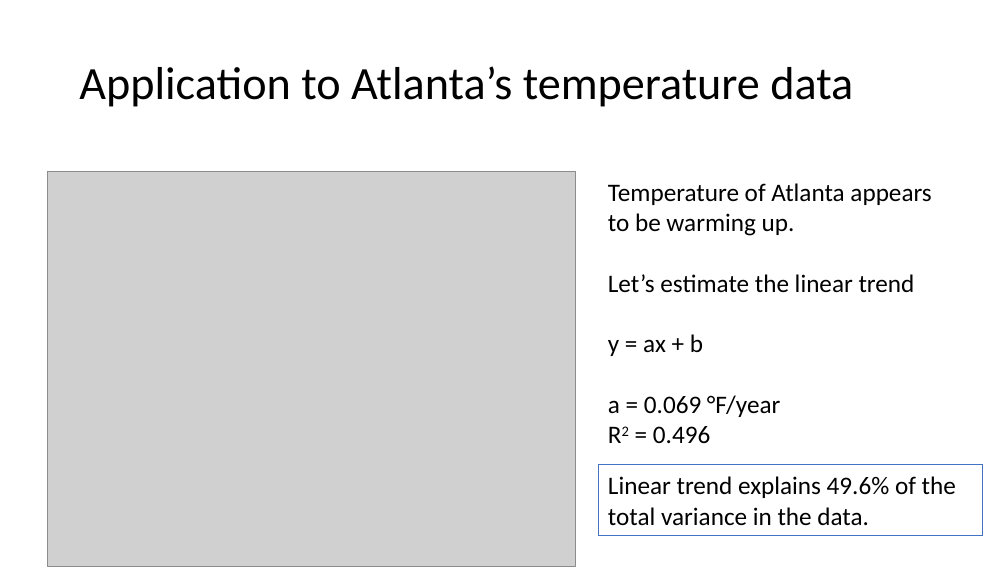
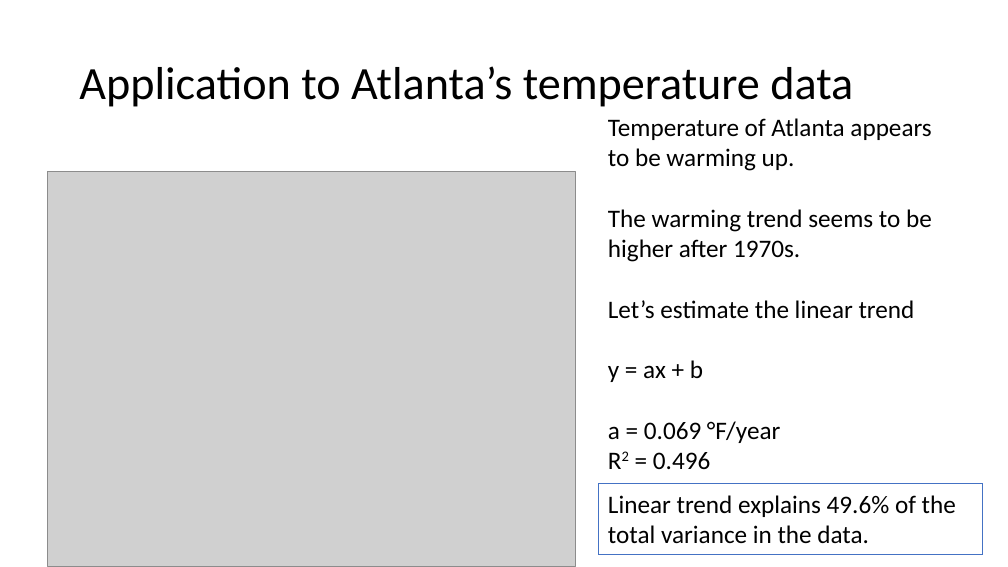
Before and after one commit to pengfeiliu371/EAS2655_S2023, a slide deck: slide 45 of slides/Week4.pptx. Drawn at 1008x567 pixels with LibreOffice and Linux fonts; fonts in the diff are those of the drawing; grey boxes stand for pictures. Boxes give left, top, right and bottom in pixels: in the first picture for what was removed or moved away, otherwise in the second. Text is boxed around its words. In the diff, an @@ line names an element or a change of style, - is before the commit and + after.

```diff
--- a/slides/Week4.pptx
+++ b/slides/Week4.pptx
@@ text "Temperature of Atlanta appears to ...": place and size @@
-text "Temperature of Atlanta appears to ..." at box(608, 183, 931, 443)
+text "Temperature of Atlanta appears to ..." at box(608, 118, 932, 469)
@@ text at box(608, 209, 932, 262): paragraph added @@
+The warming trend seems to be higher after 1970s.
@@ rectangle "Linear trend explains 49.6% of ...": place and size @@
-rectangle "Linear trend explains 49.6% of ..." at box(598, 465, 982, 536)
+rectangle "Linear trend explains 49.6% of ..." at box(598, 483, 982, 554)
```
Also in this commit, not shown: 7 other slides changed, 13 other files.
